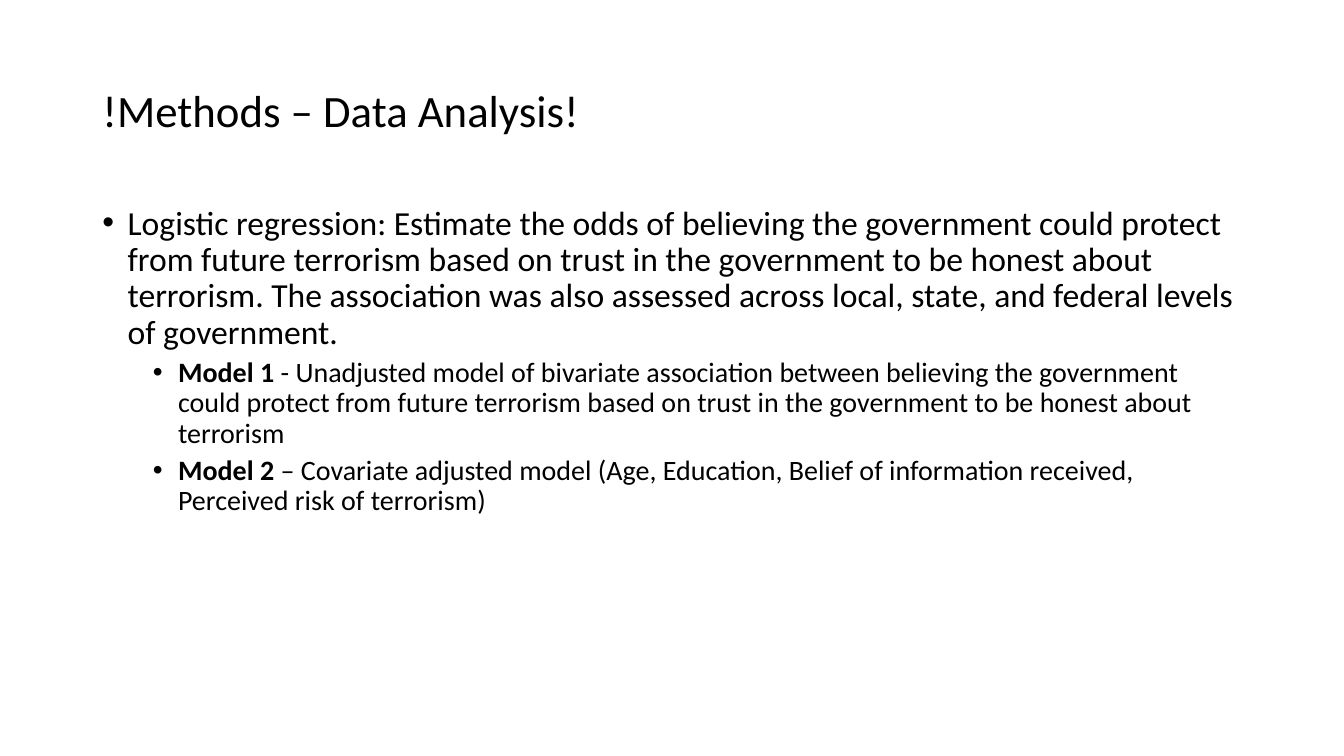
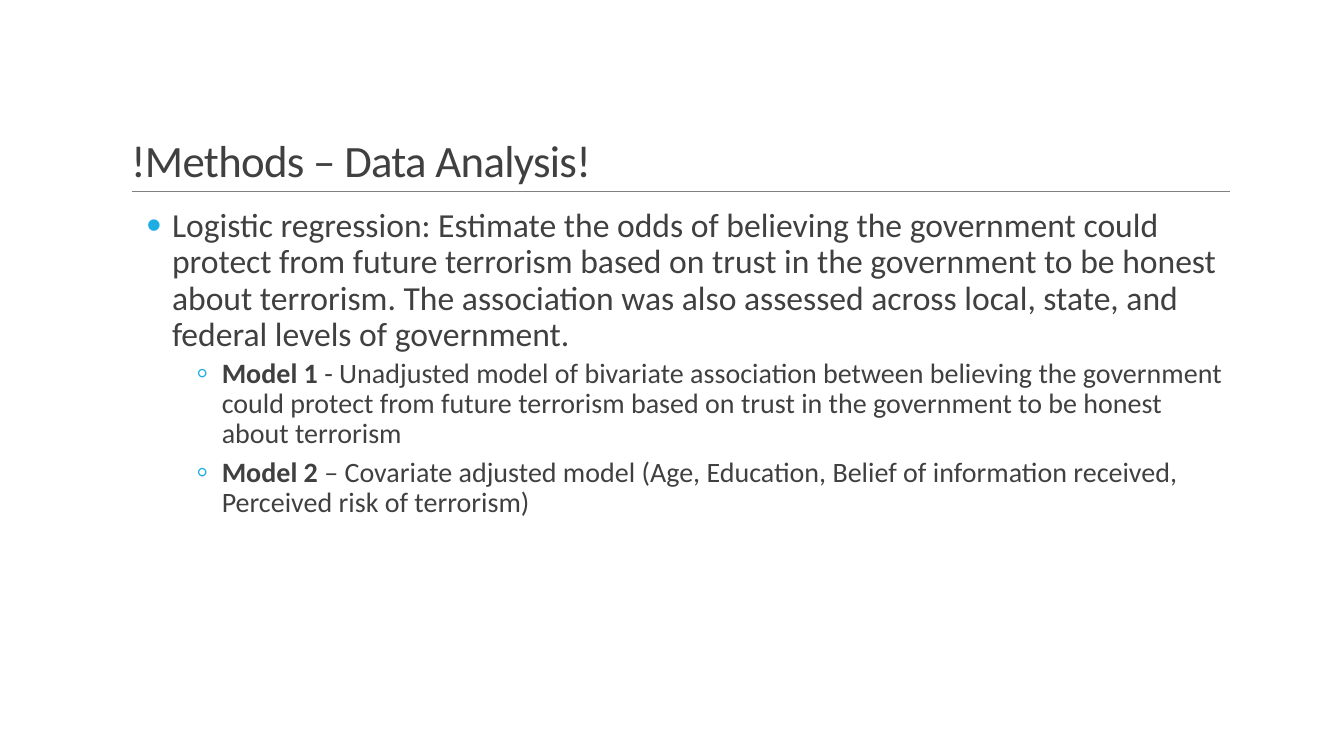
Before and after one commit to ska247/ADA-Final-Project, a slide deck: slide 7 of ADA Presentation (1).pptx. Drawn at 1344x756 pixels with LibreOffice and Linux fonts; fonts in the diff are those of the drawing; background and template pictures are left out. Boxes give left, top, right and bottom in pixels: in the first picture for what was removed or moved away, otherwise in the second. Text is boxed around its words. In the diff, an @@ line names an element or a change of style, - is before the commit and + after.

```diff
--- a/ADA Presentation (1).pptx
+++ b/ADA Presentation (1).pptx
@@ title "!Methods – Data Analysis!" moved from (x1=102, y1=96, x2=579, y2=135) to (x1=131, y1=146, x2=590, y2=185) @@
@@ title "!Methods – Data Analysis!" at (x1=131, y1=146, x2=590, y2=185): text colour #000000 to #404040, letter spacing 0 to -0.5 pt; line spacing 0.9 to 0.85; vertical alignment middle to bottom @@
@@ text "Logistic regression: Estimate the odds ..." moved from (x1=128, y1=211, x2=1233, y2=514) to (x1=172, y1=213, x2=1222, y2=516) @@
@@ text "Logistic regression: Estimate the odds ..." at (x1=172, y1=213, x2=1222, y2=516): text colour #000000 to #404040; indent changed; more space between paragraphs; bullet • to ◦ @@
@@ line added from (132, 192) to (1231, 192), #808080 0.5 pt @@
```
Also in this commit, not shown: 13 other slides changed.
